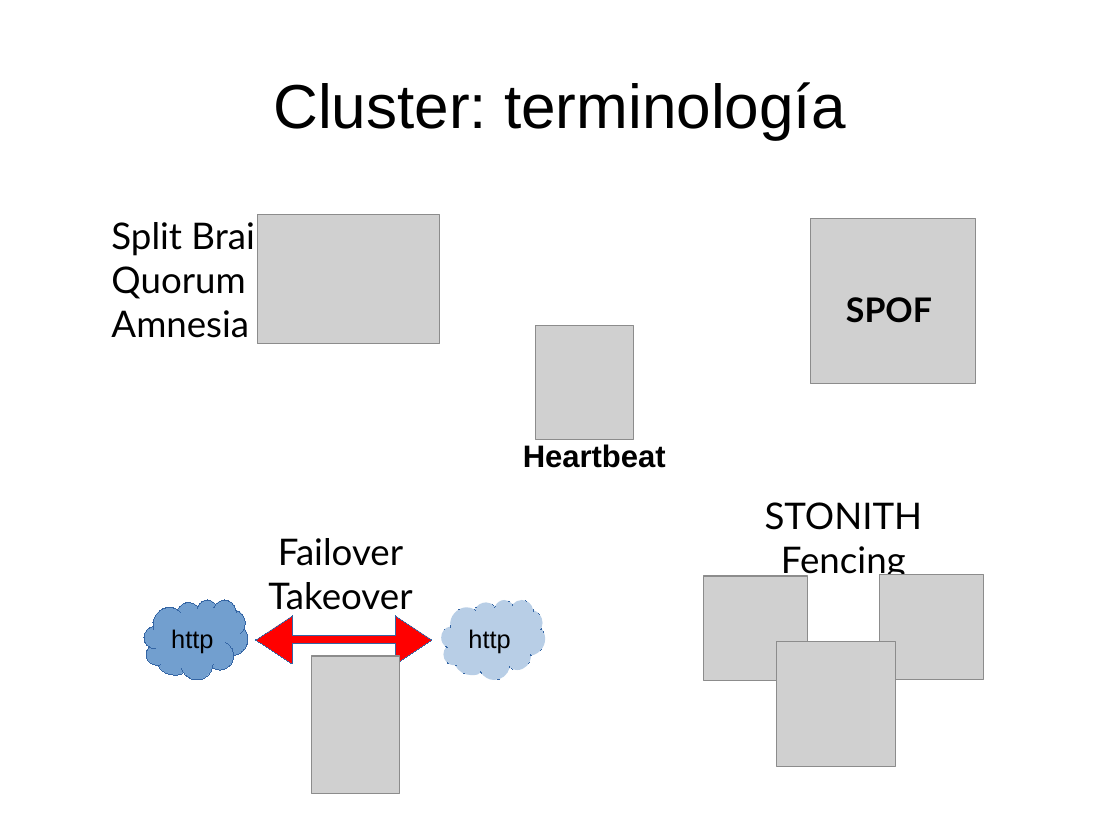
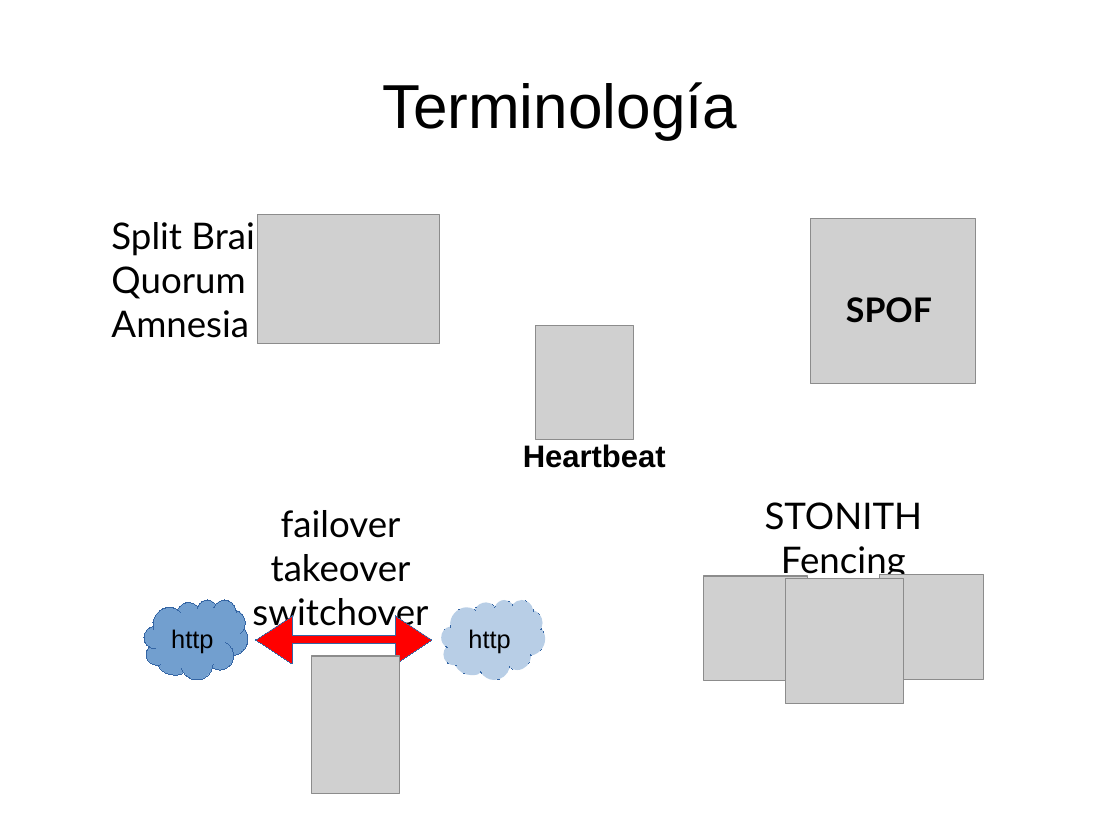
Before and after one commit to niniadcobre/asa, a slide deck: slide 13 of clases/cluster.odp (slide 14 before the commit). Drawn at 1120x840 pixels with LibreOffice and Linux fonts; fonts in the diff are those of the drawing; grey boxes stand for pictures. Boxes give left, top, right and bottom in pixels: in the first picture for what was removed or moved away, otherwise in the second. Text is boxed around its words. In the diff, an @@ line names an element or a change of style, - is before the commit and + after.

```diff
--- a/clases/cluster.odp
+++ b/clases/cluster.odp
@@ title at (x1=382, y1=82, x2=737, y2=139): text changed @@
-Cluster: terminología
+Terminología
@@ text at (x1=252, y1=510, x2=428, y2=632): text changed @@
-Failover
-Takeover
+failover
+takeover
+switchover
@@ picture moved from (x1=777, y1=642, x2=896, y2=767) to (x1=786, y1=579, x2=905, y2=704) @@
```
Also in this commit, not shown: 9 other slides changed, 1 slide added, 2 slides removed, 4 other files.
